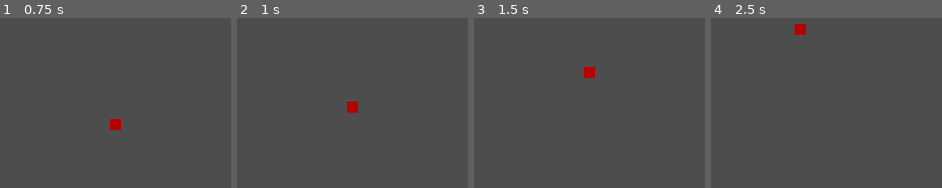
Above: before the commit, frames 1-4 (left to right).
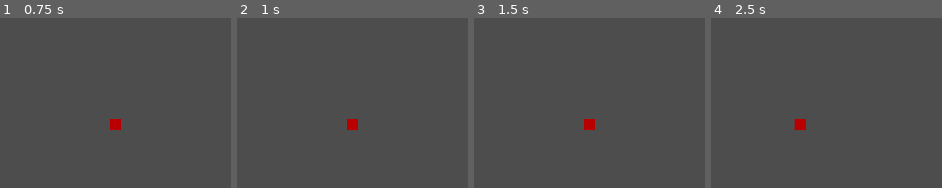
Above: after the commit, the same moments.

Repository: FranzRome/godot-wild-jam--74
Game: Godot game, scene res://scenes/main_scene.tscn
The game is run twice, just before and just after one commit, with the same random seed, the same clock (stepped at 60 frames per second) and the same inputs.
Inputs:
- Up to frame 1 (0.75 s): tap Enter at 0.5 s; hold W (up) from 0.53 s (still down)
- Up to frame 2 (1 s): keep holding W (up)
- Up to frame 3 (1.5 s): keep holding W (up); tap Space at 1.25 s
- Up to frame 4 (2.5 s): tap Enter at 2 s; release W (up) at 2.03 s; hold A (left) from 2.03 s (still down)

Frame 1 is identical in both runs. In frame 2, 0.6% of the frame differs, in the area x 47-53%, y 48-66%; in frame 3, 0.6%; in frame 4, 0.7%, in the area x 35-42%, y 3-66%.

Commit message:
Imported Icons

Diff:
--- /dev/null
+++ b/icons/GWJ-Full-Logo-noBG.svg
@@ -0,0 +1,135 @@
+<?xml version="1.0" encoding="utf-8"?>
+<!-- Generator: Adobe Illustrator 25.4.1, SVG Export Plug-In . SVG Version: 6.00 Build 0)  -->
+<svg version="1.1" id="Layer_1" xmlns="http://www.w3.org/2000/svg" xmlns:xlink="http://www.w3.org/1999/xlink" x="0px" y="0px"
+	 viewBox="0 0 1080 822.1" style="enable-background:new 0 0 1080 822.1;" xml:space="preserve">
+<style type="text/css">
+	.st0{fill:#F0624B;}
+	.st1{fill:#F1634C;}
+</style>
+<path class="st0" d="M768.5,302c5.7-12.7,7.8-25.8,5.1-34.3s-5.6-12.6-4.1-19.2c1.5-6.5,24.6-13.2,34.3-15.9
+	c15.7-4.3,29.6-7.5,41.9-8.3c5.8-0.4,7.4,2.8,3.7,5.7c-5.9,4.6-18.8,14.6-32.9,23.9C795.2,268,799.2,286.7,768.5,302z M745.6,280.8
+	c-1.6,13-17.1,39-17.1,39s-1.1-4.4-1.8-6.9c-0.7-2.5-2.6-3-2.6-3s-5.9,23.1-13.1,28.7c-16,12.3-26.1,7.4-42,42.1
+	c-3.3,7.3-0.5,22.7-2.9,26.1c1.2,3.8,2.5,10.6,0.1,19.9c-7.9-2.4-22.7-3.8-22.7-3.8s11.3,5.6,18.5,9.3c-0.7,3.8-11.3,26.4-14,28.7
+	c-11.9-4.5-26.4-7.3-26.4-7.3s10.3,6.5,21.6,13c-1.7,4.3-15.9,21.6-19.3,23.4c-9.9-8.7-23.4-13.5-23.4-13.5s7.1,7.3,19.9,18.6
+	c-14,10.8-31.1,7.5-44.1,4.8c-1.4-0.3-5.9-9.1-5.9-9.1s-3.8,8.7-13,2.4c-5.8-4-11.2-11.6-10.9-19.5c0.3-8.4,6.8-19.3,27.2-30.2
+	c12.3-6.7,18.2-21.4,17.3-38.5c0.8-5.1,4.7-32,7-44.3c2.9-15.2,10-44.8,23.1-63c10.9-15.1,26.8-22.3,54.7-31.5
+	c31.1-10.3,50.1-10.8,66.5-12.5C742.4,253.5,747.7,263.4,745.6,280.8z M679.1,307.6c7.7-8.1,10.5-18.2,10.5-18.2s-25.5,5.4-36,7
+	c-18.2,2.8-20.3,7.5-26.7,16.1c-5,6.7-5.5,11.6-3.6,22.4c0.6,3.3,2.8,4.9,4.8,8.4c2.2,4,2.7,11.5,4,11.4c2-0.2,9.5-8,18-10.3
+	C664.6,340.2,668,319.2,679.1,307.6z M645.1,342.9c-7.2,0-13-6.7-13-14.9c0-8.2,6-13.3,13-14.9c13-2.9,11.5,5.6,13,14.9
+	C659.4,336.1,652.3,342.9,645.1,342.9z M643.7,331.9c0-0.6-0.5-1.1-1.1-1.1c-0.6,0-1.1,0.5-1.1,1.1c0,0.6,0.5,1.1,1.1,1.1
+	C643.2,333,643.7,332.5,643.7,331.9z M648.6,332.1c0-1-0.6-1.8-1.3-1.8s-1.3,0.8-1.3,1.8c0,1,0.6,1.8,1.3,1.8S648.6,333,648.6,332.1
+	z M648.6,326.9c0-2.1-1.4-3.9-3.1-3.9c-1.7,0-3.1,1.7-3.1,3.9c0,2.1,1.4,3.9,3.1,3.9C647.2,330.8,648.6,329.1,648.6,326.9z
+	 M310.6,302c-5.7-12.7-7.8-25.8-5.1-34.3c2.6-8.5,5.6-12.6,4.1-19.2c-1.5-6.5-24.6-13.2-34.3-15.9c-15.7-4.3-29.6-7.5-41.9-8.3
+	c-5.8-0.4-7.4,2.8-3.7,5.7c5.9,4.6,18.8,14.6,32.9,23.9C283.9,268,279.9,286.7,310.6,302z M336.7,253.5c16.3,1.7,35.4,2.3,66.5,12.5
+	c27.9,9.2,43.8,16.4,54.7,31.5c13.2,18.3,20.2,47.8,23.1,63c2.4,12.3,6.2,39.2,7,44.3c-0.9,17.2,5,31.9,17.3,38.5
+	c20.3,11,26.9,21.9,27.2,30.2c0.3,7.9-5.1,15.5-10.9,19.5c-9.2,6.3-13-2.4-13-2.4s-4.5,8.8-5.9,9.1c-13,2.7-30.2,6-44.1-4.8
+	c12.8-11.3,19.9-18.6,19.9-18.6s-13.4,4.8-23.4,13.5c-3.4-1.8-17.6-19.1-19.3-23.4c11.3-6.5,21.6-13,21.6-13s-14.5,2.8-26.4,7.3
+	c-2.7-2.3-13.3-24.9-14-28.7c7.2-3.7,18.5-9.3,18.5-9.3s-14.8,1.4-22.7,3.8c-2.4-9.3-1.2-16.1,0.1-19.9c-2.4-3.4,0.4-18.8-2.9-26.1
+	c-15.9-34.7-26-29.8-42-42.1c-7.2-5.6-13.1-28.7-13.1-28.7s-1.9,0.5-2.6,3c-0.7,2.5-1.8,6.9-1.8,6.9s-15.5-26-17.1-39
+	C331.4,263.4,336.7,253.5,336.7,253.5z M429,344.3c8.4,2.4,16,10.1,18,10.3c1.3,0.1,1.8-7.4,4-11.4c1.9-3.5,4.2-5.1,4.8-8.4
+	c1.9-10.8,1.3-15.7-3.6-22.4c-6.4-8.6-8.5-13.3-26.7-16.1c-10.4-1.6-36-7-36-7s2.8,10.1,10.5,18.2
+	C411.1,319.2,414.5,340.2,429,344.3z M421,328c1.5-9.3,0-17.8,13-14.9c7,1.6,13,6.7,13,14.9c0,8.2-5.8,14.9-13,14.9
+	C426.8,342.9,419.7,336.1,421,328z M436.5,333c0.6,0,1.1-0.5,1.1-1.1c0-0.6-0.5-1.1-1.1-1.1c-0.6,0-1.1,0.5-1.1,1.1
+	C435.4,332.5,435.9,333,436.5,333z M431.8,333.8c0.7,0,1.3-0.8,1.3-1.8c0-1-0.6-1.8-1.3-1.8s-1.3,0.8-1.3,1.8
+	C430.5,333,431.1,333.8,431.8,333.8z M433.6,330.8c1.7,0,3.1-1.7,3.1-3.9c0-2.1-1.4-3.9-3.1-3.9c-1.7,0-3.1,1.7-3.1,3.9
+	C430.5,329.1,431.9,330.8,433.6,330.8z M579.5,406.7c-3.5-5.6-10.4-6.8-20.8-7.7c-9.4-0.8-19.2-0.7-19.2-0.7s-9.8,0-19.2,0.7
+	c-10.3,0.8-17.3,2.1-20.8,7.7c-4,6.4-5.8,19.9,16.9,34.9c1.1,0.8,1.8-2.4-1.6-5.7c-5.4-5.2-8.2-22-4.8-21.1
+	c8.2,2.3,16.9,16.9,13.4,27.7c-0.9,2.8,5.7,8,8.6,9.2c4.6,1.8,7.4,1.8,7.4,1.8s2.8,0,7.4-1.8c2.9-1.1,9.5-6.3,8.6-9.2
+	c-3.5-10.9,5.3-25.5,13.4-27.7c3.4-0.9,0.5,15.9-4.8,21.1c-3.4,3.3-2.7,6.4-1.6,5.7C585.3,426.7,583.5,413.1,579.5,406.7z
+	 M839.8,262.9c1.5,14.8-1.5,29-4.3,31.1c-0.1-5-1.4-8.8-2.9-11.8c-2.2-4.3-5-6.1-5-6.1s3,12.6-0.4,50.5c-2.2,24-16.8,48.1-16.8,48.1
+	s0.4-9.8-3.5-21.8c-3.2-10.1-10.8-16.7-10.8-16.7s6.1,21,6.9,30.1c6.4,67.7-46.7,103.4-46.7,103.4s1.3-8.2-1.6-22.9
+	c-2.2-11.4-10.1-17.9-10.1-17.9c4,8.1,6.5,27,0.9,38.9c-4.9,10.3-11.4,14.8-22.1,25.5c-11.9,11.8-38.8,23-38.8,23s1.6-15.4-0.6-18.4
+	c0.2,3.1-7.1,21.1-16,25.4c-8.2,3.9-20.1,12.8-25.7,22.9c1-9.8,1.9-18.6,3.5-26.4c-12.2,17.3-31.7,43-51.5,55.8
+	c1.4-11.9,4.4-18.7,0-27.3c-2.5,22.1-27.4,43.4-27.4,43.4s5.3-24,2.8-36.2c-17.6,48.3-30.2,57.1-30.2,57.1s-12.6-8.8-30.2-57.1
+	c-2.6,12.2,2.8,36.2,2.8,36.2s-24.9-21.3-27.4-43.4c-4.4,8.5-1.4,15.3,0,27.3c-19.8-12.8-39.4-38.5-51.5-55.8
+	c1.5,7.8,2.4,16.6,3.5,26.4c-5.7-10.1-17.5-19-25.7-22.9c-8.9-4.3-16.2-22.3-16-25.4c-2.1,3-0.6,18.4-0.6,18.4s-26.9-11.2-38.8-23
+	c-10.8-10.7-17.2-15.2-22.1-25.5c-5.7-11.9-3.1-30.8,0.9-38.9c0,0-7.9,6.6-10.1,17.9c-2.8,14.8-1.6,22.9-1.6,22.9
+	S269.6,434,276,366.3c0.9-9,6.9-30.1,6.9-30.1s-7.5,6.6-10.8,16.7c-3.9,12-3.5,21.8-3.5,21.8s-14.7-24.2-16.8-48.1
+	c-3.4-37.9-0.4-50.5-0.4-50.5s-2.8,1.8-5,6.1c-1.5,3-2.8,6.8-2.9,11.8c-2.8-2.1-5.8-16.3-4.3-31.1c1.2-11.2,4.8-13.3,4.8-13.3
+	s17.7,9.5,26.5,25.5c17.4,31.6,43.9,37.6,51.4,40c0.9-6.8-11.9-28.9-9-44.5c2.5-13.7,10.8-14.4,3.6-27.2
+	c-4.3-7.7-22.3-13.9-38.9-18.2c-4.1-0.9-12.2-2.7-14.9-3.3c-10.2-2.3-16.7-2.7-21.7-9c-4.6-5.8-3.4-11.6-3.4-11.6s10.1,4.3,20.5-2.5
+	c13.5-8.7-2.9-23.2,20.2-43.9c14.3-12.8,33-10.1,33-10.1s-11.3-7.4-24.6-6.8c-12.3,0.6-21.6,3-34.8,19c7-32.4,22.8-43.9,39.3-52.7
+	c15.3-8.2,39.9-10.7,56.5-9.3c0,0-6.2-8.3-17.3-11.9c-15.2-4.9-25.1-3.6-32.7-0.9c5.7-10.9,26-20.9,53.9-22.6
+	c33-2,60.7,9.6,60.7,9.6s1.9-5.6-9.2-12.3c-13.8-8.3-31.7-9.6-39.1-7c4.9-6.2,25.5-16.6,63-10.8c23.1,3.6,33,7.7,33,7.7
+	s-0.4-6.5-5.8-10.8c-5.2-4.1-11.8-6-17.5-7c3.7-2.7,25.1-4.9,46-6.4c26.3-1.9,57-1.9,57-1.9s30.7,0,57,1.9c20.8,1.5,42.2,3.7,46,6.4
+	c-5.7,0.9-12.3,2.9-17.5,7c-5.5,4.3-5.8,10.8-5.8,10.8s10-4.2,33-7.7c37.4-5.8,58.1,4.5,63,10.8c-7.5-2.6-25.3-1.3-39.1,7
+	c-11.1,6.7-9.2,12.3-9.2,12.3s27.7-11.6,60.7-9.6c27.9,1.7,48.3,11.7,53.9,22.6c-7.7-2.7-17.6-4.1-32.7,0.9
+	C737.5,86.8,731.3,95,731.3,95c16.6-1.4,41.2,1.1,56.5,9.3c16.4,8.8,32.2,20.3,39.3,52.7c-13.2-16-22.5-18.5-34.8-19
+	c-13.3-0.6-24.6,6.8-24.6,6.8s18.7-2.7,33,10.1c23.1,20.7,6.8,35.2,20.2,43.9c10.5,6.7,20.5,2.5,20.5,2.5s1.2,5.8-3.4,11.6
+	c-5,6.4-11.5,6.7-21.7,9c-2.6,0.6-10.8,2.4-14.9,3.3c-16.6,4.2-34.5,10.4-38.9,18.2c-7.2,12.9,1.1,13.5,3.6,27.2
+	c2.8,15.6-10,37.7-9,44.5c7.5-2.4,34-8.4,51.4-40c8.8-16,26.5-25.5,26.5-25.5S838.7,251.7,839.8,262.9z M580.9,175.6l0.7,0
+	c2.4-10.1,4.4-20,6.6-29.9c2.3-9.8,3.7-19.9,6.8-29.5c2.8-9.6,7.3-18.7,12.9-27.1c5.6-8.4,12.2-16.3,19.9-23l-0.4-0.5
+	c-8.4,6.1-15.7,13.4-22.2,21.6c-6.3,8.2-11.6,17.5-15.2,27.3c-3.7,9.7-6.9,19.7-8.3,30C580.2,154.8,579.6,165.2,580.9,175.6z
+	 M560.9,320.3l0.7,0.1c4.3-19,9.3-37.7,15.3-56c6-18.3,12.4-36.5,21.3-53.6c9-16.9,21.1-32.2,34.7-45.8
+	c13.6-13.7,28.7-26.1,45.1-36.5l-0.3-0.6c-16.9,9.7-32.6,21.5-47.1,34.7c-14.3,13.3-27.1,28.5-37.1,45.6
+	c-9.7,17.1-17.7,35.3-23,54.2c-2.6,9.5-4.9,19-6.5,28.7C562.4,300.8,561.2,310.5,560.9,320.3z M451.5,66.2
+	c7.7,6.7,14.3,14.6,19.9,23c5.6,8.4,10,17.5,12.9,27.1c3,9.6,4.5,19.6,6.8,29.5c2.2,9.9,4.2,19.8,6.6,29.9l0.7,0
+	c1.2-10.4,0.6-20.8-0.7-31.1c-1.4-10.3-4.6-20.3-8.3-30c-3.6-9.8-8.9-19.1-15.2-27.3c-6.5-8.1-13.8-15.5-22.2-21.6L451.5,66.2z
+	 M401.1,128.4c16.4,10.4,31.5,22.8,45.1,36.5c13.7,13.6,25.7,29,34.7,45.8c8.8,17.1,15.3,35.3,21.3,53.6c6,18.3,11,37,15.3,56
+	l0.7-0.1c-0.3-9.8-1.5-19.5-3.2-29.2c-1.6-9.7-3.9-19.2-6.5-28.7c-5.3-18.9-13.3-37.1-23-54.2c-10-17.1-22.8-32.3-37.1-45.6
+	c-14.4-13.2-30.1-25-47.1-34.7L401.1,128.4z M329.6,178.7c12.5,2.9,24.6,7.2,35.6,13.4c11.2,6,20.5,14.7,30,23.1
+	c9.5,8.5,18.5,17.6,27.6,26.9l0.5-0.4c-3.1-5.8-6.7-11.3-10.7-16.5c-3.9-5.2-8.3-10.2-12.9-14.9c-9.2-9.4-20.3-17.1-32.2-22.9
+	c-11.8-5.9-24.6-9.7-37.4-12c-12.9-2.1-26-2.8-39-1.4l0.1,0.7C304.2,174.3,317.2,175.9,329.6,178.7z M564.6,525
+	c-4.3,1.2-8.4,1.2-12.6,1.5c-4.2,0.1-8.3,0.1-12.5,0c0,0,0,0,0,0c0,0,0,0,0,0c-4.2,0-8.3,0.1-12.5,0c-4.2-0.2-8.3-0.2-12.6-1.5
+	c1.4,1.9,3.4,3.1,5.4,4.1c2.1,1,4.2,1.8,6.4,2.3c4.4,1.2,8.8,1.6,13.3,1.7c0,0,0,0,0,0s0,0,0,0c4.4,0,8.9-0.5,13.3-1.7
+	c2.2-0.5,4.3-1.4,6.4-2.3C561.2,528.1,563.2,526.9,564.6,525z M748.8,245.9c-18.7,0.3-29.1,1.3-48.6,4.9c-29,5.4-40.5,10.7-62,20.3
+	c-20.3,9.1-33.5,25.4-39.5,49.3c-1.1,4.2-2.2,8.9-3.3,14c0,0.1,0,0.2-0.1,0.3c-0.2,1.1-0.5,2.1-0.7,3.2c-0.1,0.3-0.1,0.5-0.2,0.8
+	c-0.2,1-0.4,2-0.6,3c0,0.2-0.1,0.4-0.1,0.6c-0.3,1.2-0.5,2.4-0.8,3.7c0,0.1-0.1,0.3-0.1,0.4c-0.2,1.1-0.5,2.2-0.7,3.4
+	c-5,24.2-9.3,48.8-9.3,48.8s-2.1-2.6-5.6-3.7c3.3-22.7-0.7-40.1-0.7-40.1s-2.9,35.3-5.1,38.7c-4-0.7-6.2-0.5-10.1-0.8
+	c-4.4-0.3-7.2-0.3-11-0.5c0.5-5.4-1.6-9.5-1.6-9.5s-1.7,9.4-2.4,9.5c-3.3,0.1-6.8-0.1-6.8-0.1l0,0c0,0-3.5,0.1-6.8,0.1
+	c-0.7,0-2.4-9.5-2.4-9.5s-2.2,4.1-1.6,9.5c-3.8,0.2-6.6,0.2-11,0.5c-3.9,0.3-6,0-10.1,0.8c-2.2-3.4-5.1-38.7-5.1-38.7
+	s-4,17.3-0.7,40.1c-3.5,1.2-5.6,3.7-5.6,3.7s-4.3-24.5-9.3-48.8c-0.2-1.1-0.5-2.2-0.7-3.4c0-0.1-0.1-0.3-0.1-0.4
+	c-0.3-1.2-0.5-2.4-0.8-3.7c0-0.2-0.1-0.4-0.1-0.6c-0.2-1-0.4-2-0.6-3c-0.1-0.3-0.1-0.5-0.2-0.8c-0.2-1.1-0.5-2.2-0.7-3.2
+	c0-0.1,0-0.2-0.1-0.3c-1.1-5-2.2-9.7-3.3-14c-6-23.9-19.2-40.2-39.5-49.3c-21.5-9.6-33-15-62-20.3c-19.6-3.6-29.9-4.6-48.6-4.9
+	c-10.4,25.9-4.8,50.7,12.1,76.2c7.2,10.9,9.5,21.1,18.7,31.3c1.8,2,18.6,7,21.9,10c3.3,3,21.1,46,19.7,59.8c0.5,1.9,1,3.9,1.6,6
+	c-4.6,1.3-13.8,4-22.9,7c-21.9,7.3-43,17.8-42,18c0,0,25.6-7.2,40.8-11.9c11.6-3.6,21-5.7,26-6.6c2.9,9.3,6.8,19.8,11.9,29.6
+	c-2.2,0.9-4.9,2-8.3,3.5c-14.8,6.5-36,21-36,21s17.5-6.9,38.1-14.1c4-1.4,7.3-2.5,10.1-3.4c2.5,4.1,5.2,8,8.2,11.5
+	c2.9,3.4,7.1,8.8,13.1,14.7c-1.7,1.1-3.4,2.3-4.6,3.2c-4.8,3.7-19.5,17.6-19.5,17.6s14.9-8.2,20.6-11.6c2.8-1.7,5.6-3.5,8-5.1
+	c6.5,5.7,14.8,11.5,25.5,16.1c13.6,5.9,23.3-4,35.5-8.7c12.8-4.9,22.8-8.6,22.8-8.6l7.8-0.8l7.8,0.8c0,0,9.9,3.6,22.8,8.6
+	c12.2,4.7,21.9,14.7,35.5,8.7c10.7-4.7,19-10.5,25.5-16.1c2.4,1.6,5.1,3.3,8,5.1c5.6,3.5,20.6,11.6,20.6,11.6s-14.7-13.9-19.5-17.6
+	c-1.2-0.9-2.9-2.1-4.6-3.2c6-5.9,10.2-11.3,13.1-14.7c3-3.4,5.7-7.3,8.2-11.5c2.8,0.9,6.1,2,10.1,3.4c20.6,7.2,38.1,14.1,38.1,14.1
+	s-21.2-14.5-36-21c-3.4-1.5-6.1-2.6-8.3-3.5c5-9.8,9-20.3,11.9-29.6c5,1,14.4,3,26,6.6c15.2,4.7,40.8,11.9,40.8,11.9
+	c1-0.2-20.1-10.7-42-18c-9.1-3.1-18.3-5.7-22.9-7c0.6-2.1,1.1-4.2,1.6-6c-1.4-13.8,16.5-56.9,19.7-59.8c3.3-3,20.1-8,21.9-10
+	c9.2-10.3,11.5-20.5,18.7-31.3C753.6,296.5,759.2,271.8,748.8,245.9z M787.7,174.8l0.1-0.7c-13-1.3-26.1-0.6-39,1.4
+	c-12.9,2.3-25.6,6.1-37.4,12c-11.9,5.8-23,13.5-32.2,22.9c-4.6,4.7-8.9,9.6-12.9,14.9c-4,5.2-7.6,10.7-10.7,16.5l0.5,0.4
+	c9.1-9.3,18.1-18.4,27.6-26.9c9.5-8.4,18.9-17.1,30-23.1c11-6.3,23.2-10.6,35.6-13.4C761.9,175.9,774.9,174.3,787.7,174.8z"/>
+<g>
+	<path class="st1" d="M55.5,789.8c-8.5,0-15.2-1.8-20.1-5.3s-8.5-8.6-10.6-15.2c-2.1-6.6-3.2-14.2-3.2-22.9v-42
+		c0-9,1.1-16.7,3.3-23.2c2.2-6.5,6-11.5,11.4-15c5.4-3.5,12.8-5.3,22.1-5.3c9,0,16.1,1.5,21.3,4.5c5.2,3,9,7.2,11.2,12.7
+		c2.3,5.5,3.4,12,3.4,19.5v7.3h-25v-8.8c0-3.3-0.2-6.2-0.6-8.8c-0.4-2.5-1.4-4.5-2.9-6c-1.5-1.4-3.9-2.2-7.2-2.2
+		c-3.4,0-5.9,0.9-7.4,2.6c-1.5,1.8-2.5,4-2.9,6.7c-0.4,2.7-0.6,5.7-0.6,8.8V753c0,3.5,0.3,6.7,0.9,9.5c0.6,2.8,1.8,5,3.5,6.5
+		c1.7,1.6,4.2,2.3,7.4,2.3c3.2,0,5.7-0.8,7.4-2.5c1.8-1.7,3-3.9,3.6-6.7c0.7-2.8,1-6.1,1-9.7V739H59.2v-15.5h35.3V788H77.8
+		l-1.6-11.3c-1.7,3.8-4.1,7-7.4,9.5C65.5,788.6,61.1,789.8,55.5,789.8z"/>
+	<path class="st1" d="M147.1,789.7c-9.2,0-16.5-1.7-21.9-5c-5.4-3.3-9.2-8-11.5-14.2c-2.3-6.1-3.5-13.5-3.5-22.1v-46.8
+		c0-8.6,1.2-15.9,3.5-22c2.3-6.1,6.2-10.7,11.5-13.9c5.4-3.2,12.7-4.8,21.9-4.8c9.3,0,16.7,1.6,22.1,4.9s9.3,7.9,11.6,13.9
+		c2.3,6,3.5,13.4,3.5,21.9v46.8c0,8.6-1.2,15.9-3.5,22.1c-2.3,6.1-6.2,10.9-11.6,14.2S156.4,789.7,147.1,789.7z M147.1,771.2
+		c3.3,0,5.7-0.7,7.3-2.2c1.6-1.5,2.6-3.5,3.1-6c0.5-2.5,0.8-5.2,0.8-8.1v-59.4c0-2.9-0.3-5.6-0.8-8.1c-0.5-2.5-1.5-4.5-3.1-6
+		c-1.6-1.5-4-2.2-7.3-2.2c-3.1,0-5.4,0.8-7,2.2c-1.5,1.5-2.6,3.5-3.1,6c-0.5,2.5-0.8,5.2-0.8,8.1v59.4c0,2.9,0.2,5.6,0.7,8.1
+		c0.5,2.5,1.5,4.5,3,6C141.5,770.5,143.9,771.2,147.1,771.2z"/>
+	<path class="st1" d="M201.3,788V662.4H232c10.6,0,18.9,1.4,24.9,4.1c5.9,2.7,10.2,7,12.6,12.9c2.5,5.8,3.7,13.3,3.7,22.4v45.7
+		c0,9.3-1.2,16.9-3.7,22.9c-2.5,6-6.6,10.4-12.5,13.3c-5.8,2.8-14,4.3-24.4,4.3H201.3z M226.9,770.2h5.4c4.7,0,8.1-0.7,10.2-2.2
+		c2-1.5,3.3-3.7,3.8-6.7c0.5-2.9,0.8-6.6,0.8-10.9v-51.8c0-4.3-0.3-7.8-1-10.5c-0.7-2.6-2-4.6-4-5.8c-2-1.2-5.3-1.9-9.8-1.9h-5.3
+		V770.2z"/>
+	<path class="st1" d="M325.1,789.7c-9.2,0-16.5-1.7-21.9-5c-5.4-3.3-9.2-8-11.5-14.2c-2.3-6.1-3.5-13.5-3.5-22.1v-46.8
+		c0-8.6,1.2-15.9,3.5-22c2.3-6.1,6.2-10.7,11.5-13.9c5.4-3.2,12.7-4.8,21.9-4.8c9.3,0,16.7,1.6,22.1,4.9s9.3,7.9,11.6,13.9
+		c2.3,6,3.5,13.4,3.5,21.9v46.8c0,8.6-1.2,15.9-3.5,22.1c-2.3,6.1-6.2,10.9-11.6,14.2S334.4,789.7,325.1,789.7z M325.1,771.2
+		c3.3,0,5.7-0.7,7.3-2.2c1.6-1.5,2.6-3.5,3.1-6c0.5-2.5,0.8-5.2,0.8-8.1v-59.4c0-2.9-0.3-5.6-0.8-8.1c-0.5-2.5-1.5-4.5-3.1-6
+		c-1.6-1.5-4-2.2-7.3-2.2c-3.1,0-5.4,0.8-7,2.2c-1.5,1.5-2.6,3.5-3.1,6c-0.5,2.5-0.8,5.2-0.8,8.1v59.4c0,2.9,0.2,5.6,0.7,8.1
+		c0.5,2.5,1.5,4.5,3,6C319.6,770.5,321.9,771.2,325.1,771.2z"/>
+	<path class="st1" d="M390.2,788V681.5h-19.4v-19.1H435v19.1H416V788H390.2z"/>
+	<path class="st1" d="M496.4,788l-16.3-125.5h21.7l8.7,76.7l11-76.6h17.2l11.5,76.4l8.7-76.6h21.4L564.1,788h-21.7l-12.2-79.5
+		L518.5,788H496.4z"/>
+	<path class="st1" d="M594,788V662.4h25.4V788H594z"/>
+	<path class="st1" d="M638.7,788V662.4h25.6v108.2h29.4V788H638.7z"/>
+	<path class="st1" d="M704.8,788V662.4h30.7c10.6,0,18.9,1.4,24.9,4.1c5.9,2.7,10.2,7,12.6,12.9c2.5,5.8,3.7,13.3,3.7,22.4v45.7
+		c0,9.3-1.2,16.9-3.7,22.9c-2.5,6-6.6,10.4-12.5,13.3c-5.8,2.8-14,4.3-24.4,4.3H704.8z M730.4,770.2h5.4c4.7,0,8.1-0.7,10.2-2.2
+		c2-1.5,3.3-3.7,3.8-6.7c0.5-2.9,0.8-6.6,0.8-10.9v-51.8c0-4.3-0.3-7.8-1-10.5c-0.7-2.6-2-4.6-4-5.8c-2-1.2-5.3-1.9-9.8-1.9h-5.3
+		V770.2z"/>
+	<path class="st1" d="M824.8,791.2v-18c3,0,5.5-0.2,7.6-0.5c2.1-0.4,3.7-1,4.8-2c1.1-1,2-2.4,2.5-4.3c0.5-1.9,0.8-4.3,0.8-7.3v-96.7
+		H866v97.8c0,6.9-0.8,12.7-2.5,17.3c-1.7,4.6-4.6,8-8.8,10.3c-4.2,2.3-10,3.4-17.6,3.4H824.8z"/>
+	<path class="st1" d="M878.7,788L903,662.4h28.4L955.6,788h-23.7l-4.5-27.6h-19.8l-4.8,27.6H878.7z M909.9,744.7h15l-7.6-50.7
+		L909.9,744.7z"/>
+	<path class="st1" d="M967.8,788l2.2-125.5h27.1l15.5,79.2l16.6-79.2h26.2l2.2,125.5H1039l-2-85.1l-16,85.1h-16l-16.7-85.7
+		l-1.7,85.7H967.8z"/>
+</g>
+</svg>
--- a/project.godot
+++ b/project.godot
@@ -13,7 +13,7 @@
 config/name="Godot Wild Jam #74"
 run/main_scene="res://scenes/main_scene.tscn"
 config/features=PackedStringArray("4.3", "GL Compatibility")
-config/icon="res://icon.svg"
+config/icon="res://icons/icon.svg"
 
 [input]
 
--- a/scenes/main_scene.tscn
+++ b/scenes/main_scene.tscn
@@ -1,9 +1,10 @@
-[gd_scene load_steps=5 format=3 uid="uid://dmgdgae23gn6n"]
+[gd_scene load_steps=6 format=3 uid="uid://dmgdgae23gn6n"]
 
 [ext_resource type="Script" path="res://scripts/player.gd" id="1_lomu2"]
 [ext_resource type="Texture2D" uid="uid://cj2503mwh4gjo" path="res://sprites/player_placeholder.png" id="2_683qt"]
 
-[sub_resource type="CircleShape2D" id="CircleShape2D_t1xj2"]
+[sub_resource type="RectangleShape2D" id="RectangleShape2D_a8re5"]
+size = Vector2(16, 15)
 
 [sub_resource type="SpriteFrames" id="SpriteFrames_sn341"]
 animations = [{
@@ -16,6 +17,9 @@
 "speed": 5.0
 }]
 
+[sub_resource type="RectangleShape2D" id="RectangleShape2D_ak3ou"]
+size = Vector2(103, 13)
+
 [node name="MainScene" type="Node2D"]
 
 [node name="Camera2D" type="Camera2D" parent="."]
@@ -24,7 +28,16 @@
 script = ExtResource("1_lomu2")
 
 [node name="CollisionShape2D" type="CollisionShape2D" parent="Player"]
-shape = SubResource("CircleShape2D_t1xj2")
+position = Vector2(0, -0.5)
+shape = SubResource("RectangleShape2D_a8re5")
 
 [node name="AnimatedSprite2D" type="AnimatedSprite2D" parent="Player"]
 sprite_frames = SubResource("SpriteFrames_sn341")
+
+[node name="Wall" type="Node2D" parent="."]
+
+[node name="StaticBody2D" type="StaticBody2D" parent="Wall"]
+
+[node name="CollisionShape2D" type="CollisionShape2D" parent="Wall/StaticBody2D"]
+position = Vector2(35, -27.5)
+shape = SubResource("RectangleShape2D_ak3ou")
Not shown, added: icons/GWJ-Full-Logo-noBG.svg.import
Binary file added: icons/haunted.png
Not shown, added: icons/haunted.png.import
Renamed: icon.svg -> icons/icon.svg
Not shown, added: icons/icon.svg.import
Binary file added: icons/wildcards/broken.png
Not shown, added: icons/wildcards/broken.png.import
Binary file added: icons/wildcards/stalker.png
Not shown, added: icons/wildcards/stalker.png.import
Binary file added: icons/wildcards/trough_the_teeth.png
Not shown, changed: icons/wildcards/trough_the_teeth.png.import
